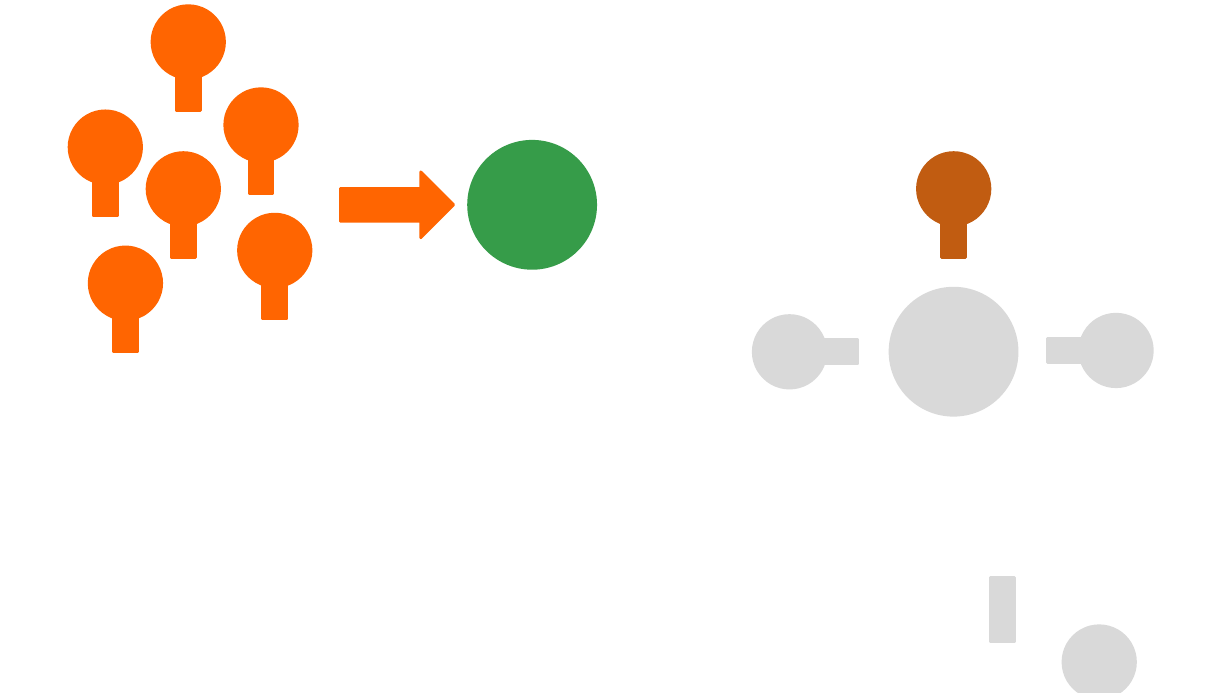
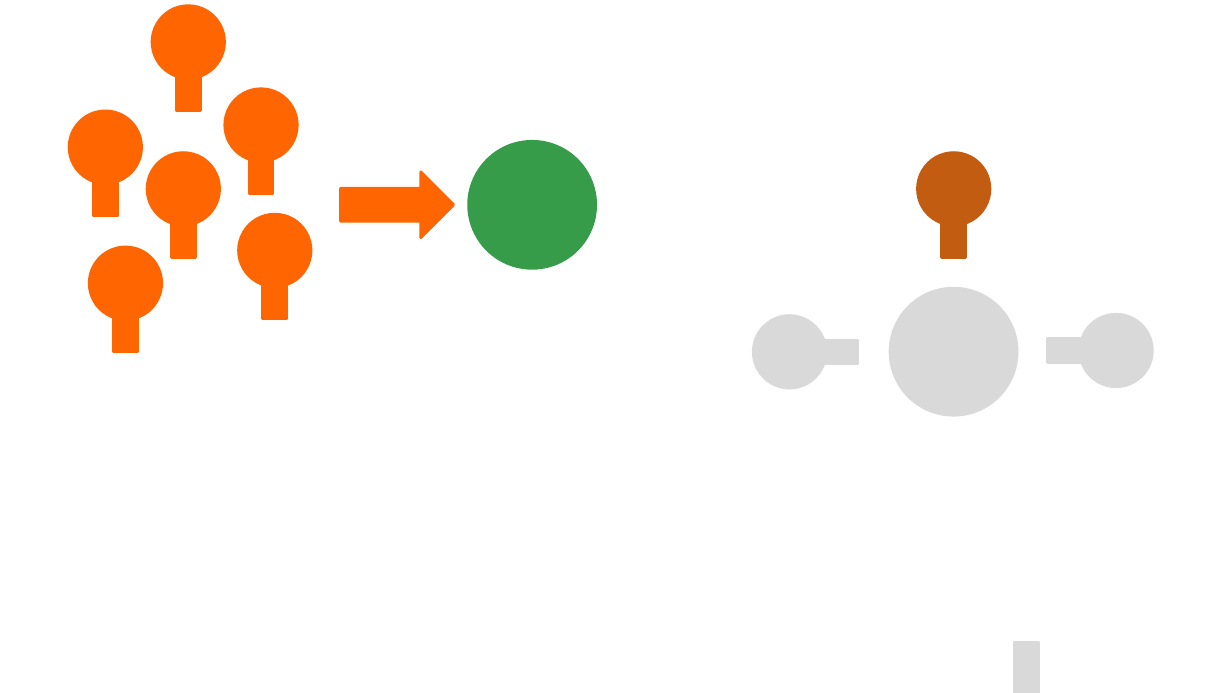
Before and after one commit to tsouche/setgame, a slide deck: slide 8 of client/Maquette et icones.pptx. Drawn at 1232x693 pixels with LibreOffice and Linux fonts; fonts in the diff are those of the drawing. Boxes give left, top, right and bottom in pixels: in the first picture for what was removed or moved away, otherwise in the second. Text is boxed around its words. In the diff, an @@ line names an element or a change of style, - is before the commit and + after.

```diff
--- a/client/Maquette et icones.pptx
+++ b/client/Maquette et icones.pptx
@@ ellipse removed at (1063, 626, 1136, 693) @@
@@ rectangle: place and size @@
-rectangle at (991, 578, 1015, 642)
+rectangle at (1015, 642, 1039, 693)
```
Also in this commit, not shown: 5 other slides changed, 1 other file.
